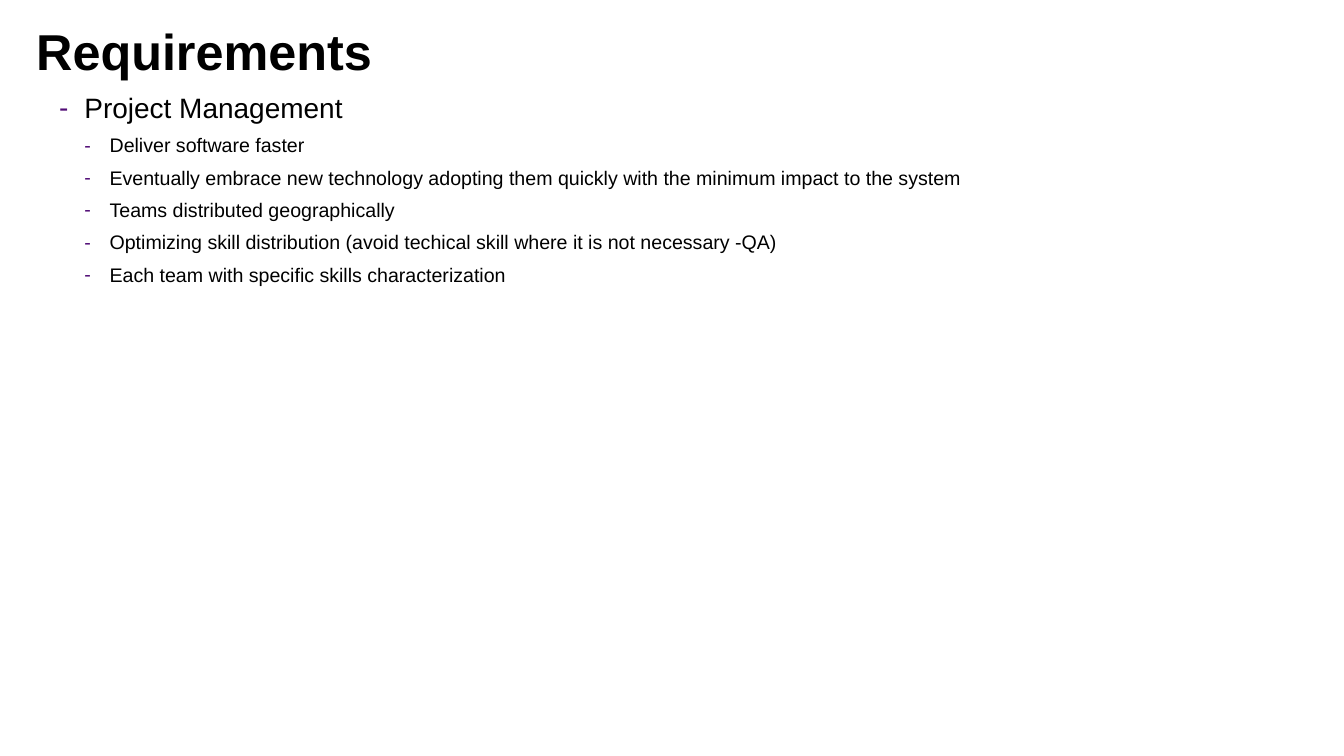
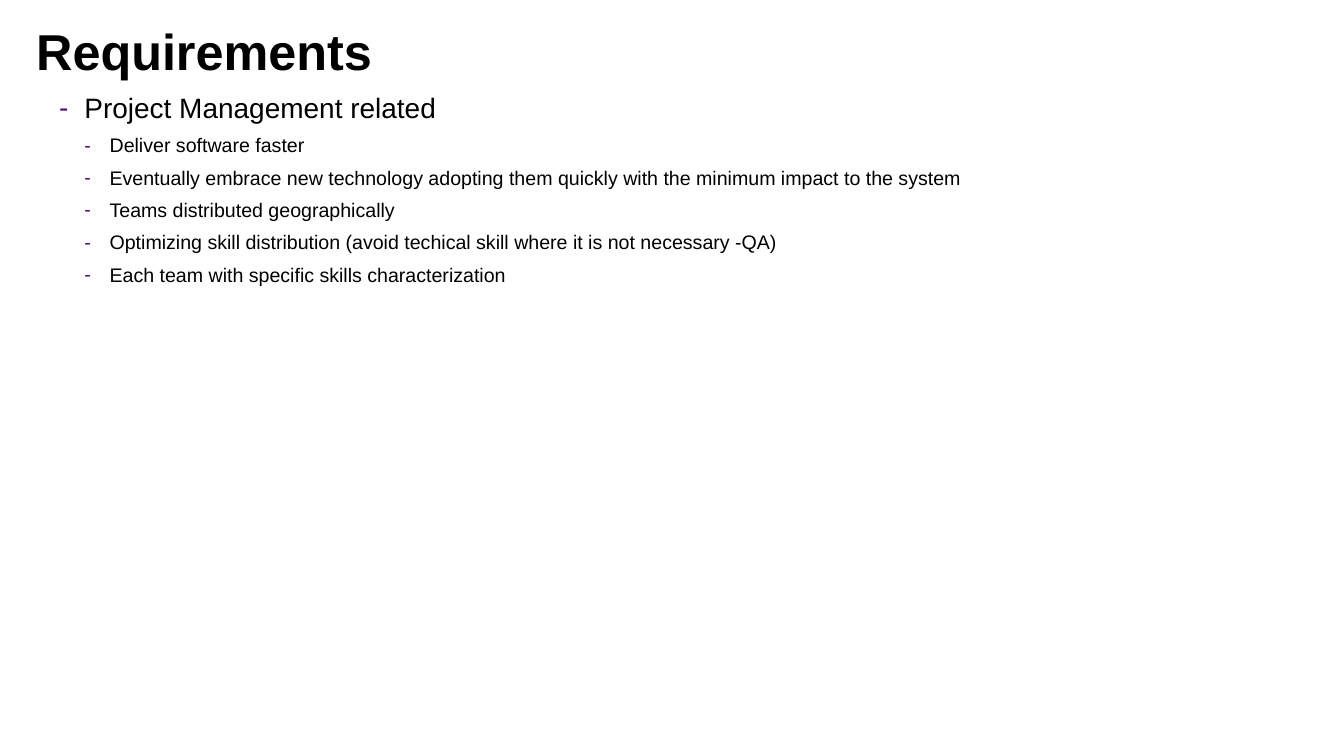
Before and after one commit to lbennardis/microS_code2016_DOCS, a slide deck: slide 8 of luigiBennardisMicroservices.pptx. Drawn at 1344x756 pixels with LibreOffice and Linux fonts; fonts in the diff are those of the drawing; background and template pictures are left out. Boxes give left, top, right and bottom in pixels: in the first picture for what was removed or moved away, otherwise in the second. Text is boxed around its words. In the diff, an @@ line names an element or a change of style, - is before the commit and + after.

```diff
--- a/luigiBennardisMicroservices.pptx
+++ b/luigiBennardisMicroservices.pptx
@@ text at (84, 97, 436, 123): text changed @@
-  – Project Management
+  – Project Management related
```
Also in this commit, not shown: 10 other slides changed, 2 slides added, 1 slide removed.
